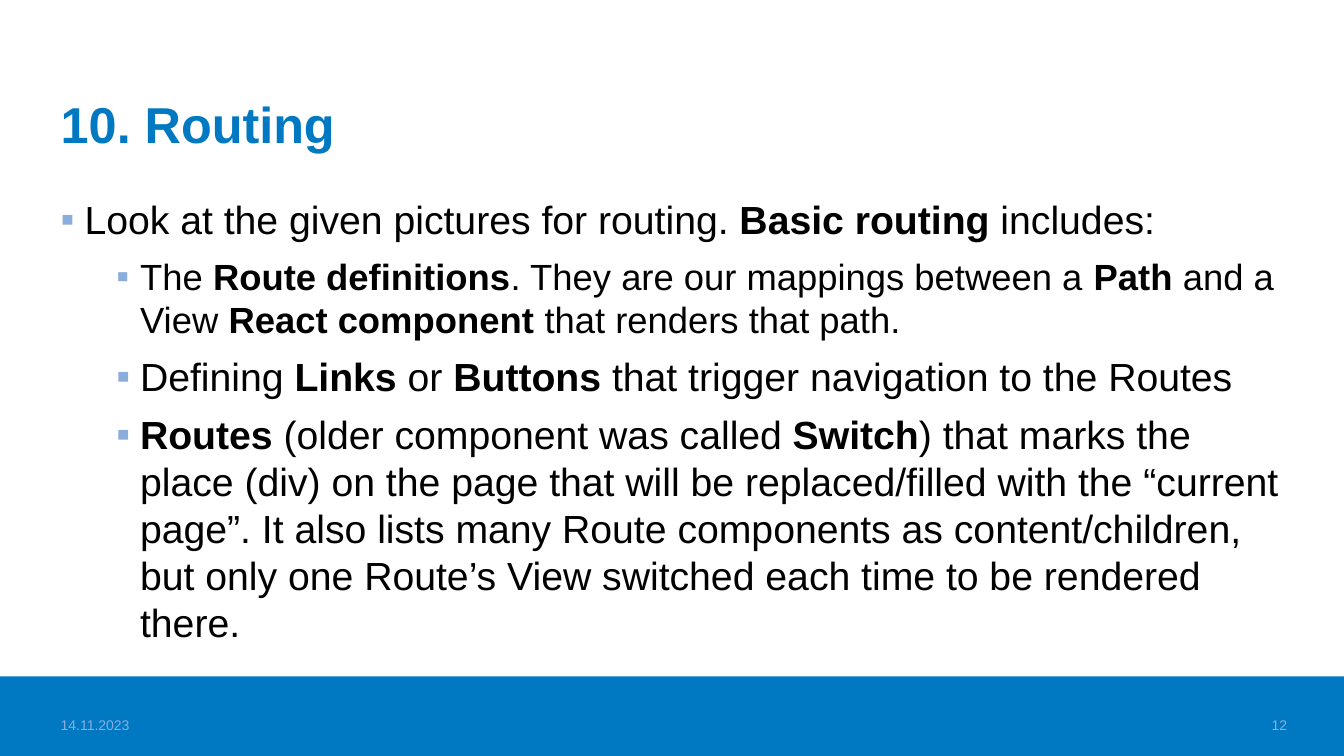
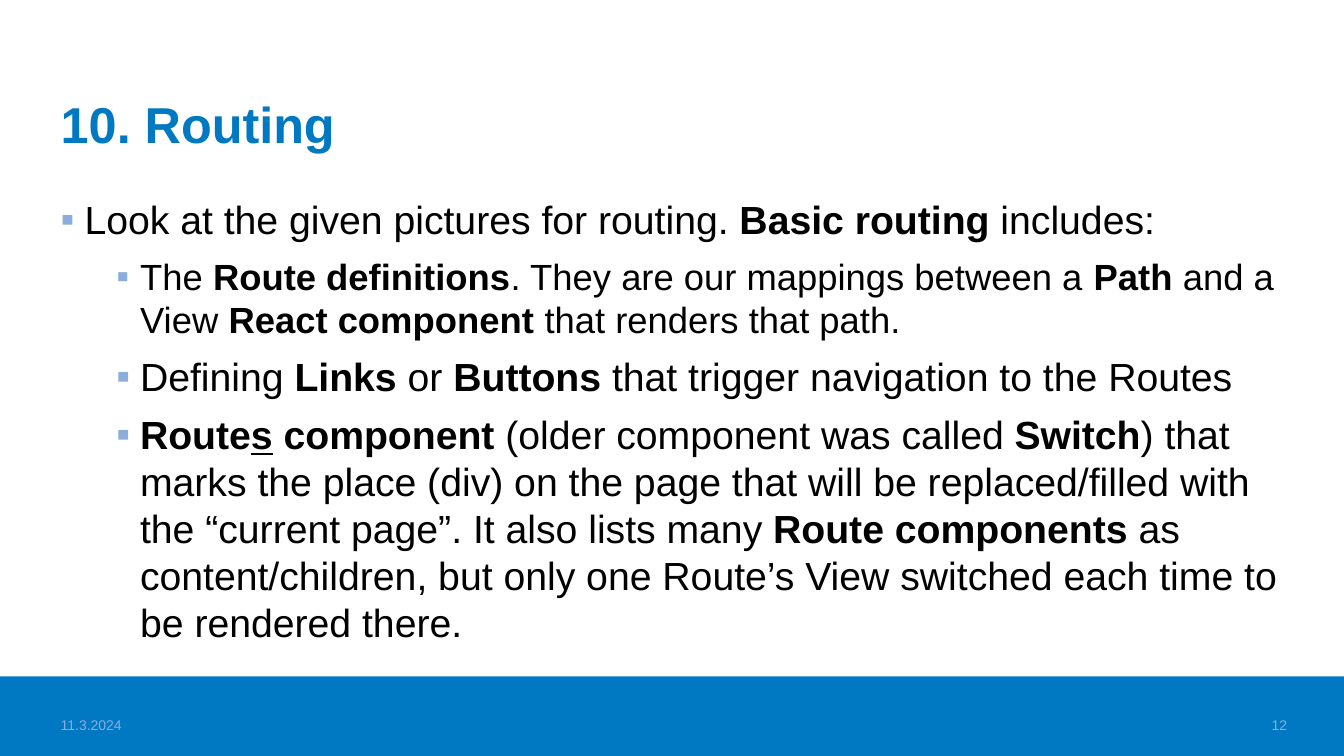
Before and after one commit to haagahelia/ohke-teknologiat, a slide deck: slide 12 of 05_frontend/Frontend_VideoTopics.pptx. Drawn at 1344x756 pixels with LibreOffice and Linux fonts; fonts in the diff are those of the drawing; background and template pictures are left out. Boxes give left, top, right and bottom in pixels: in the first picture for what was removed or moved away, otherwise in the second. Text is boxed around its words. In the diff, an @@ line names an element or a change of style, - is before the commit and + after.

```diff
--- a/05_frontend/Frontend_VideoTopics.pptx
+++ b/05_frontend/Frontend_VideoTopics.pptx
@@ text at (x1=140, y1=420, x2=1277, y2=638): text changed @@
-  ▪ Routes (older component was called Switch) that marks the place (div) on the page that will be replaced/filled with the “current page”. It also lists many Route components as content/children, but only one Route’s View switched each time to be rendered there.
+  ▪ Routes component (older component was called Switch) that marks the place (div) on the page that will be replaced/filled with the “current page”. It also lists many Route components as content/children, but only one Route’s View switched each time to be rendered there.
@@ text at (x1=61, y1=720, x2=122, y2=730): text changed @@
-14.11.2023
+11.3.2024
```
Also in this commit, not shown: 15 other slides changed, 1 other file.
